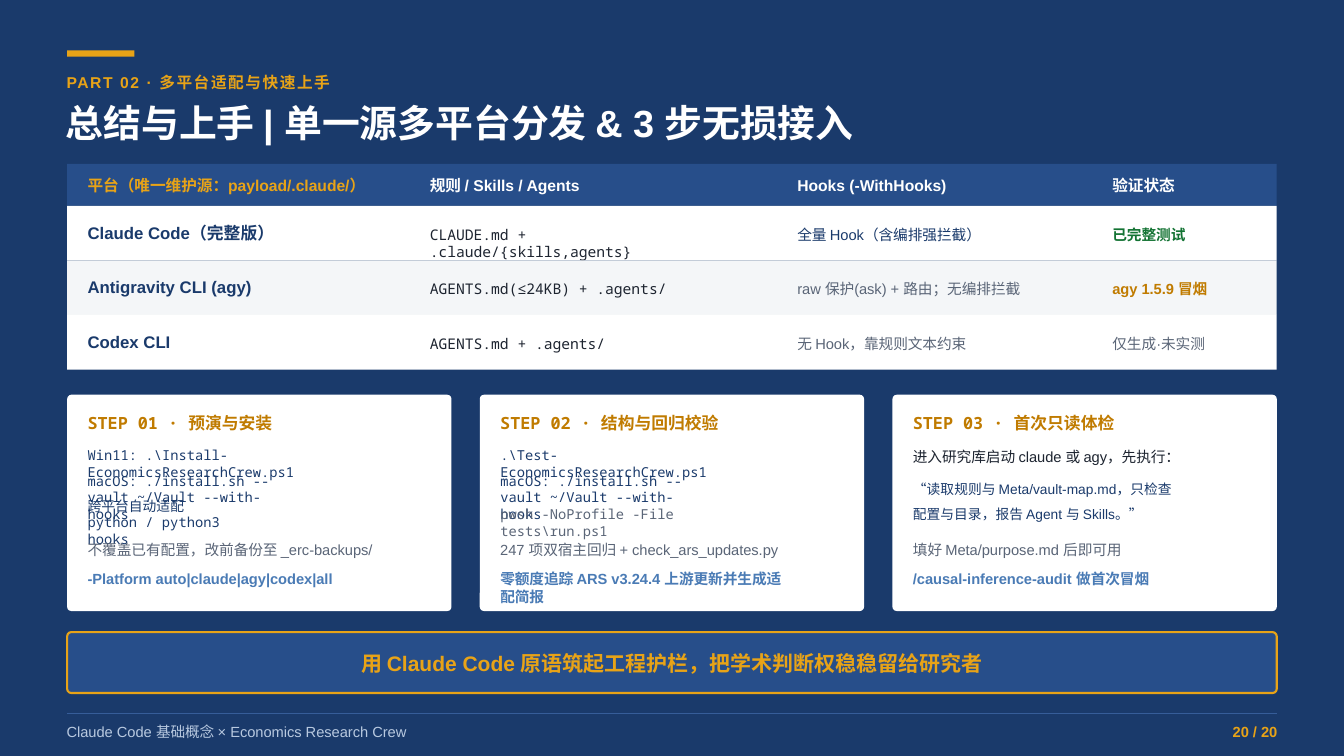
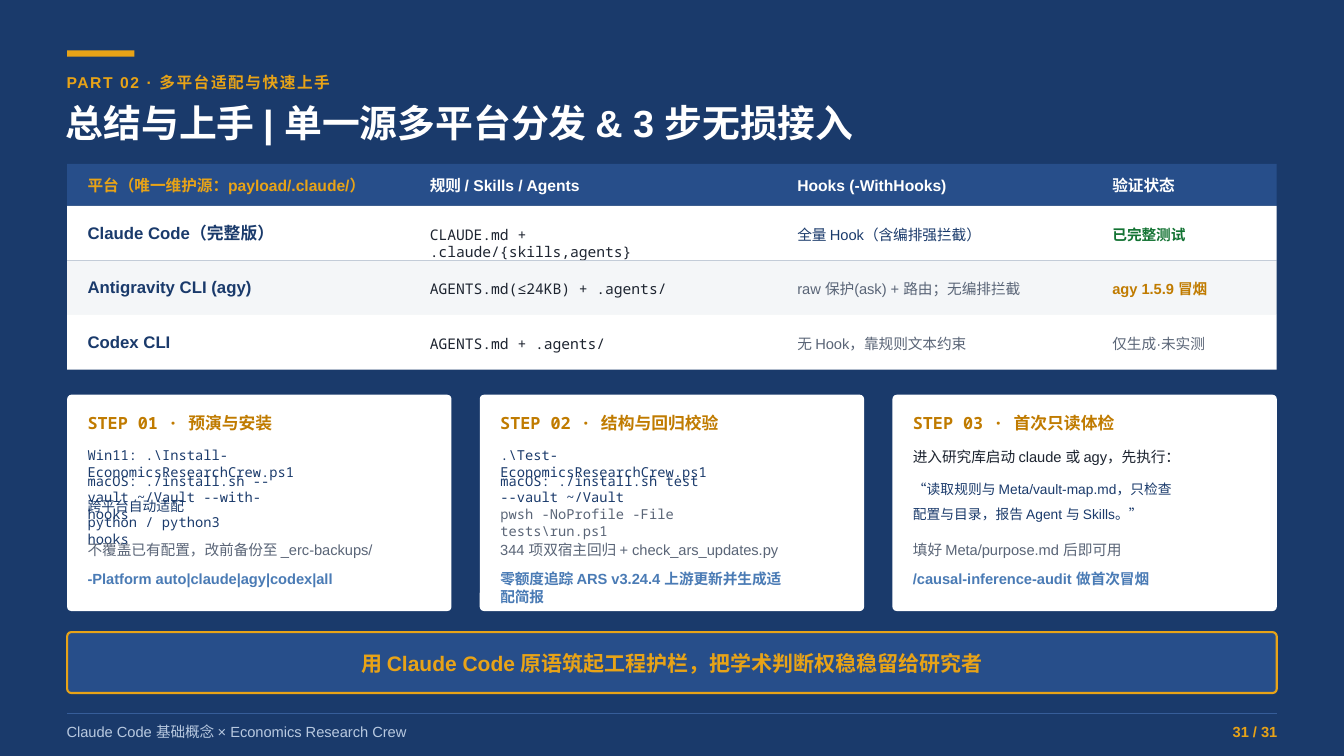
Before and after one commit to shjzzzz/Economics-Research-Crew, a slide deck: slide 31 of Claude_Code_基础与_Economics_Research_Crew_实战.pptx (slide 20 before the commit). Drawn at 1344x756 pixels with LibreOffice and Linux fonts; fonts in the diff are those of the drawing. Boxes give left, top, right and bottom in pixels: in the first picture for what was removed or moved away, otherwise in the second. Text is boxed around its words. In the diff, an @@ line names an element or a change of style, - is before the commit and + after.

```diff
--- a/Claude_Code_基础与_Economics_Research_Crew_实战.pptx
+++ b/Claude_Code_基础与_Economics_Research_Crew_实战.pptx
@@ text at (500,473,699,502): text changed @@
-macOS: ./install.sh --vault ~/Vault --with-hooks
+macOS: ./install.sh test --vault ~/Vault
@@ text at (500,542,778,558): text changed @@
-247 项双宿主回归 + check_ars_updates.py
+344 项双宿主回归 + check_ars_updates.py
@@ text at (1233,726,1277,737): text changed @@
-20 / 20
+31 / 31
```
Also in this commit, not shown: 19 other slides changed, 11 slides added.
